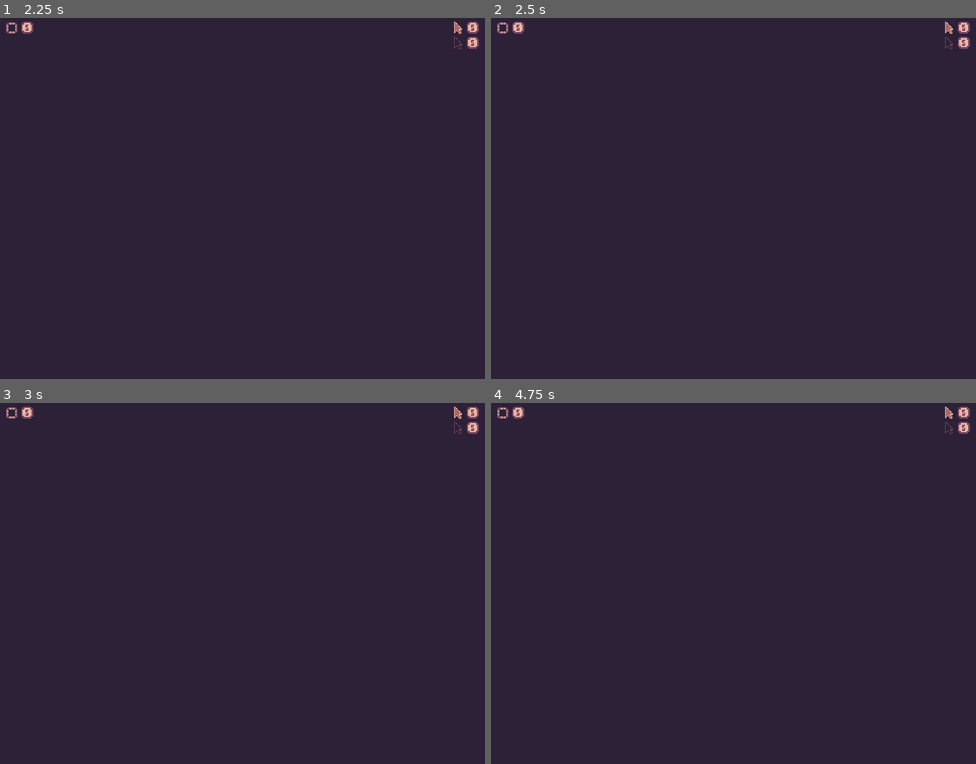
Above: before the commit, frames 1-4 (two rows, left to right).
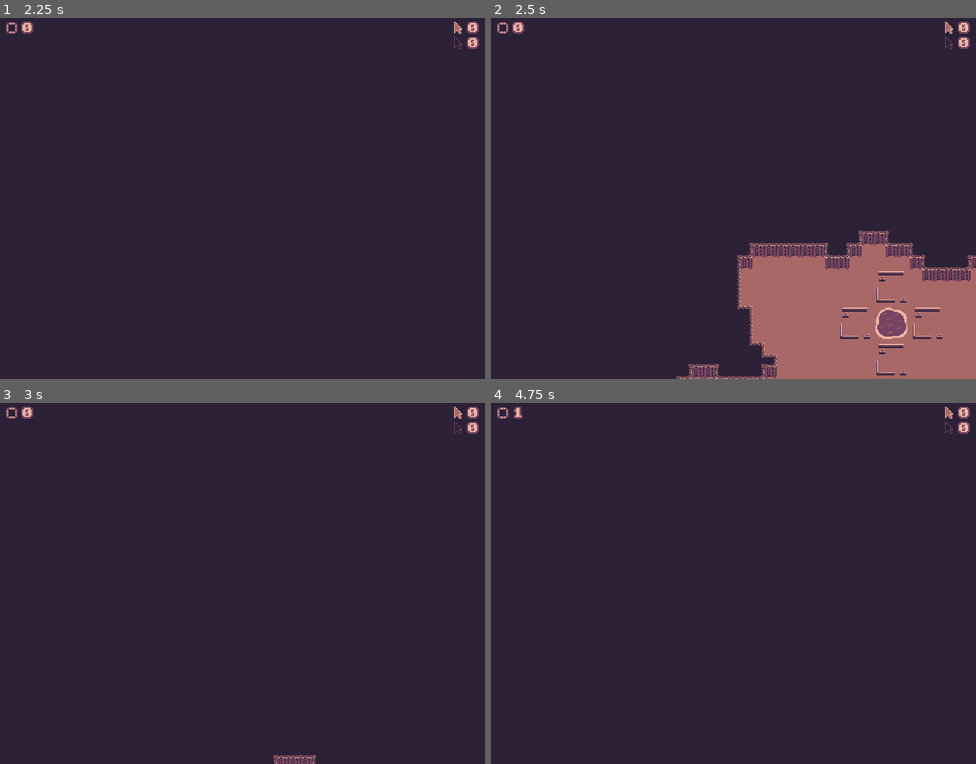
Above: after the commit, the same moments.

Repository: nikolawhallon/data-wars
Game: Godot game, scene res://scenes/arena.tscn
The game is run twice, just before and just after one commit, with the same random seed, the same clock (stepped at 60 frames per second) and the same inputs.
Inputs:
- Up to frame 1 (2.25 s): tap Enter at 0.5, 2 s; hold Right (move_right) 0.53-1.28 s; tap H (host) at 0.6 s; tap J (join, bound only before the commit) at 0.8, 1.35 s; tap Space at 1.25 s; hold Down (move_down) 1.28-2.03 s; tap C (connect, bound only after the commit) at 1.55, 2.1 s; hold Right (move_right) from 2.03 s (still down)
- Up to frame 2 (2.5 s): keep holding Right (move_right); tap S (single_player, bound only after the commit) at 2.3 s
- Up to frame 3 (3 s): release Right (move_right) at 2.78 s; hold Up (move_up) from 2.78 s (still down); tap S (single_player, bound only after the commit) at 2.85 s
- Up to frame 4 (4.75 s): tap H (host) at 3.05, 4.35 s; tap Space at 3.5 s; release Up (move_up) at 3.53 s; hold Left (move_left) from 3.53 s (still down); tap B (building) at 3.6 s; tap J (join, bound only before the commit) at 3.8 s; tap Enter at 4.25 s; tap C (connect, bound only after the commit) at 4.55 s

Frame 1 is identical in both runs. In frame 2, 16% of the frame differs, in the area x 38-100%, y 58-100%; in frame 3, 0.1%; in frame 4, less than 0.1%.

Commit message:
single player working

Diff:
--- a/project.godot
+++ b/project.godot
@@ -80,9 +80,9 @@
 "events": [Object(InputEventKey,"resource_local_to_scene":false,"resource_name":"","device":-1,"window_id":0,"alt_press …(192 unchanged characters)…
 ]
 }
-join={
+connect={
 "deadzone": 0.2,
-"events": [Object(InputEventKey,"resource_local_to_scene":fa …(140 unchanged characters)… d":false,"keycode":0,"physical_keycode":74,"key_label":0,"unicode":106,"location":0,"echo":false,"script":null)
+"events": [Object(InputEventKey,"resource_local_to_scene":fa …(140 unchanged characters)… d":false,"keycode":0,"physical_keycode":67,"key_label":0,"unicode":99,"location":0,"echo":false,"script":null)
 ]
 }
 building={
@@ -100,6 +100,11 @@
 "events": [Object(InputEventKey,"resource_local_to_scene":false,"resource_name":"","device":-1,"window_id":0,"alt_press …(192 unchanged characters)…
 ]
 }
+single_player={
+"deadzone": 0.2,
+"events": [Object(InputEventKey,"resource_local_to_scene":false,"resource_name":"","device":-1,"window_id":0,"alt_pressed":false,"shift_pressed":false,"ctrl_pressed":false,"meta_pressed":false,"pressed":false,"keycode":0,"physical_keycode":83,"key_label":0,"unicode":115,"location":0,"echo":false,"script":null)
+]
+}
 
 [physics]
 
--- a/scenes/arena.gd
+++ b/scenes/arena.gd
@@ -28,11 +28,17 @@
 		if host_game():
 			print("Changing state to PENDING")
 			state = State.PENDING
-	if state == State.LOBBY and Input.is_action_just_pressed("join"):
-		print("join pressed")
-		if join_game("127.0.0.1"):
+	if state == State.LOBBY and Input.is_action_just_pressed("connect"):
+		print("connect pressed")
+		if connect_game("127.0.0.1"):
 			print("Changing state to PENDING")
 			state = State.PENDING
+	if state == State.LOBBY and Input.is_action_just_pressed("single_player"):
+		print("single_player pressed")
+		create_team_for_peer("human", 1)
+		create_team_for_peer("computer", 2)
+		var seed = rng.randi()
+		rpc("announce_play_game", seed)
 
 	# once all players connect, immediately generate the world for all players
 	# this is a tad clunky, but seems perfectly reasonable for now?
@@ -88,18 +94,18 @@
 	multiplayer.multiplayer_peer = peer
 	print("Hosting on port ", PORT)
 
-	create_team_for_peer(1)
+	create_team_for_peer("human", 1)
 	return true
 
-func join_game(ip: String) -> bool:
+func connect_game(ip: String) -> bool:
 	var peer := ENetMultiplayerPeer.new()
 	var err := peer.create_client(ip, PORT)
 	if err != OK:
-		print("Failed to join: ", err)
+		print("Failed to connect: ", err)
 		return false
 
 	multiplayer.multiplayer_peer = peer
-	print("Joining ", ip, ":", PORT)
+	print("Connecting ", ip, ":", PORT)
 	return true
 
 func _on_connected_to_server() -> void:
@@ -118,12 +124,12 @@
 		return
 
 	# when a peer connects, create a team for them
-	create_team_for_peer(peer_id)
+	create_team_for_peer("human", peer_id)
 
 # server-only - creates a team for a new peer, and broadcasts it to all peers
-func create_team_for_peer(peer_id: int) -> void:
+func create_team_for_peer(type: String, peer_id: int) -> void:
 	# create the team
-	spawn_team("human", peer_id)
+	spawn_team(type, peer_id)
 	# tell all peers about all teams
 	for team in get_tree().get_nodes_in_group("Team"):
 		rpc("announce_team", team.type, team.id)
@@ -147,12 +153,13 @@
 	var team = load("res://scenes/team.tscn").instantiate()
 	team.type = type
 	team.id = id
-	if num_teams % 2 == 0:
+	if num_teams % 2 == 1:
 		team.inverted = true
 	add_child(team)
 
 @rpc("call_local", "reliable")
 func announce_play_game(seed: int) -> void:
+	print("announce_play_game")
 	$Map.init(seed)
 	state = State.PLAYING
 
Not shown: 1 places in scenes/spam_bot.tscn that only renumber resources
